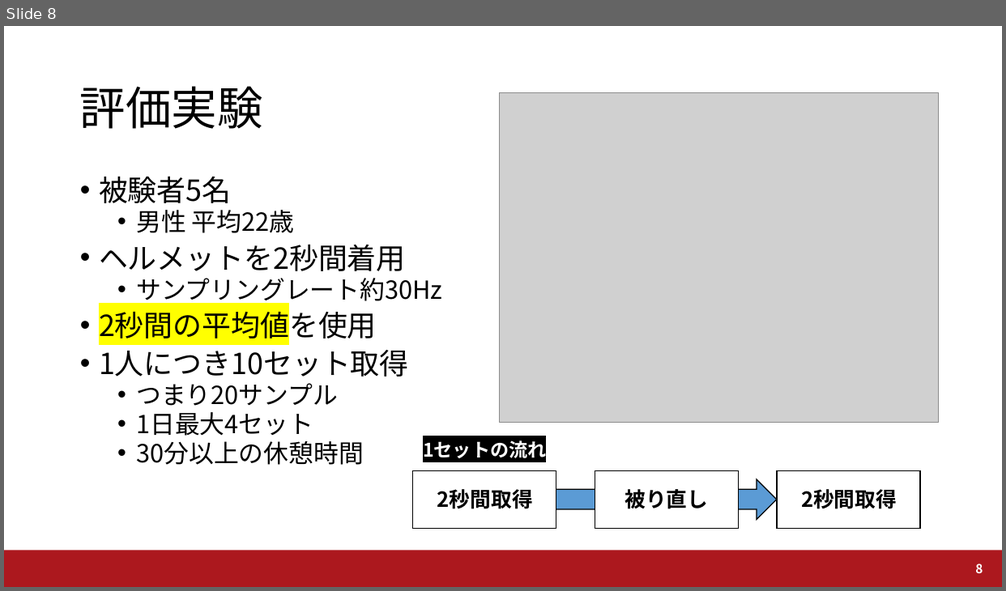
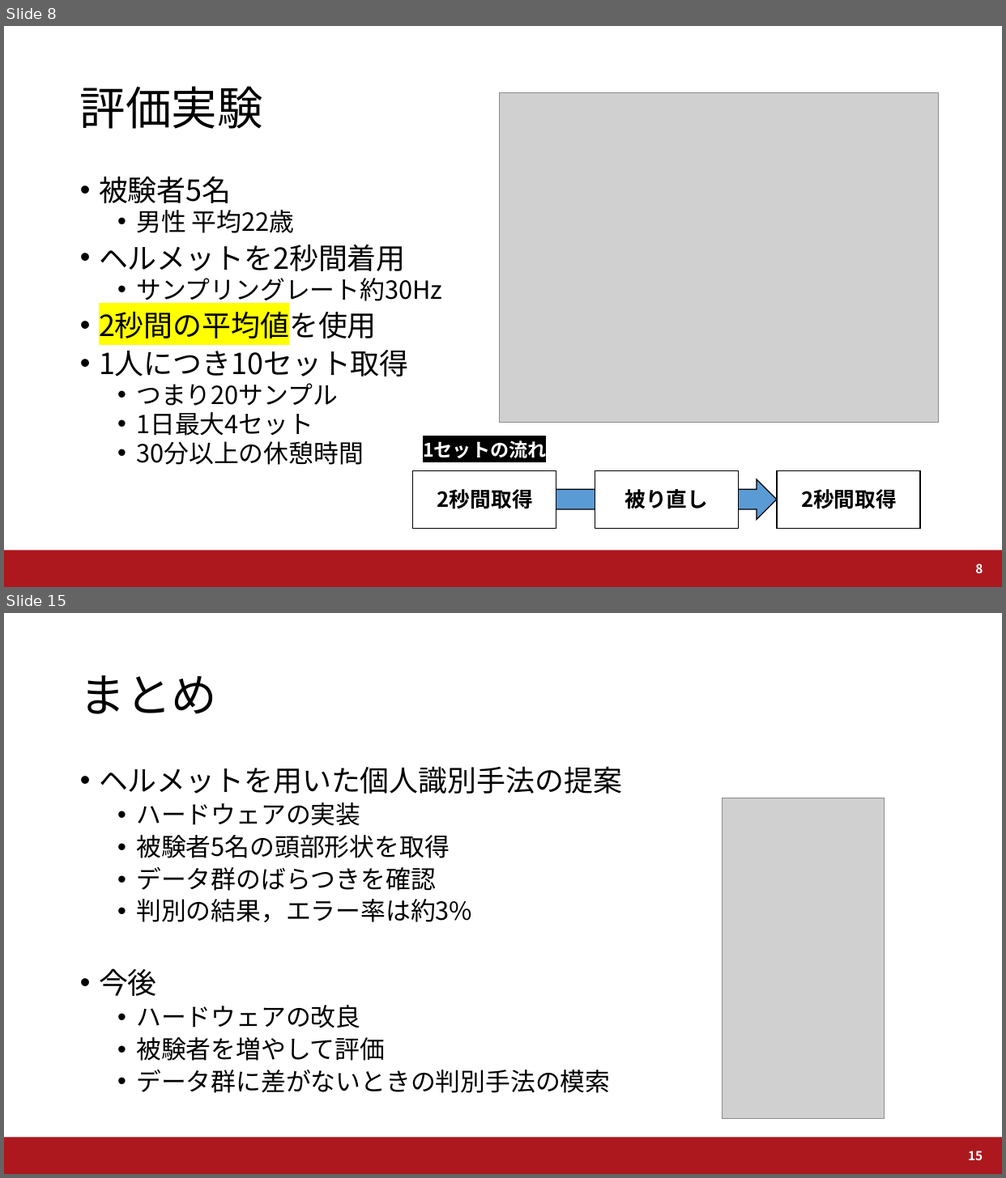
Before and after one commit to a2h1r0/lab, a slide deck: UWW2019/UWW2019_Fujii.pptx. Shown one above the other, each under a label of ours: slide 8 before the commit, slides 8 and 15 after it; the slides between them are not shown. The pictures are 1006x591 and 1006x1178 pixels, drawn with LibreOffice and Linux fonts; fonts in the diff are those of the drawing; grey boxes stand for pictures; background and template pictures are left out. Boxes give left, top, right and bottom in pixels: in the first picture for what was removed or moved away, otherwise in the second. Text is boxed around its words. In the diff, an @@ line names an element or a change of style, - is before the commit and + after.

```diff
--- a/UWW2019/UWW2019_Fujii.pptx
+++ b/UWW2019/UWW2019_Fujii.pptx
@@ slide 15 added at <box>4,613,1002,1174</box>, background #FFFFFF; not listed: 1 template element that a slide beside it also shows @@
@@ title added at <box>80,675,217,714</box>, 44 pt, text #000000 @@
+まとめ
@@ text added at <box>99,766,622,1093</box>, 24 pt, text #000000 @@
+• ヘルメットを用いた個人識別手法の提案
+  • ハードウェアの実装
+  • 被験者5名の頭部形状を取得
+  • データ群のばらつきを確認
+  • 判別の結果，エラー率は約3%
+• 今後
+  • ハードウェアの改良
+  • 被験者を増やして評価
+  • データ群に差がないときの判別手法の模索
@@ picture added at <box>722,798,885,1119</box> @@
@@ page number added at <box>968,1151,982,1161</box>, 12 pt, text #FFFFFF, bold @@
+15
```
Also in this commit, not shown: 6 slides changed, 3 other slides added, 8 other files.
